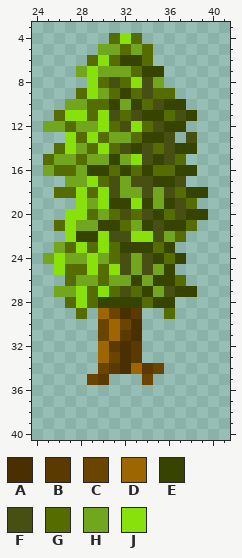
Pixel-art sprite, stored at Assets/Resources/Sprites/Entities/Vegetals/Tree 1.png. Above, as it was before the edit.
The file is 64x64 pixels. Colours within 5 levels of each other are drawn and written as one. Shown: x 24..41, y 3..40.
Palette (. is transparent): A #4a2f00  B #5a3a00  C #6b4500  D #9e6600  E #364400  F #475012  G #556c00  H #72a61f  J #89e10b
Pixels before, first column x 25:
 4 ......GJG......
 5 .....HHGHG.....
 6 ....GJGEEG.....
 7 ...HJHHHGEE....
 8 ....JGFGJFH....
 9 ...GJHGEGFGG...
10 ..HHGGEHEGFEE..
11 .GJJGJFGFEEGFE.
12 HHGHHJGFJGFEE..
13 ..JGJGHHGEEF.F.
14 .GJHGJGFEFGFEE.
15 GHHGHHEHJFEFG..
16 HGGHEEGEGEGGEE.
17 ..HHJGFHFFEEF..
18 .GGJGJFHHFHFGEE
19 ...JHJEEJEHEFG.
20 ..JJGHGFGFEGFEE
21 .GJHHEEGHEFEEG.
22 ..JEEJFFJJFHG..
23 .HGJGJGEEEGE...
24 HJHHJHGFHFEGE..
25 .JGGJGJFHFHE...
26 ..GHHGHHEHEEG..
27 .HHJGJGFGEHFEE.
28 ..GJGEEEEGEE...
29 ...G.DCAB..G...
30 .....CDCA......
31 .....CDBA......
32 .....DBAB......
33 .....DCAB......
34 .....CBADBC....
35 ....CB...C.....
The same view after the edit:
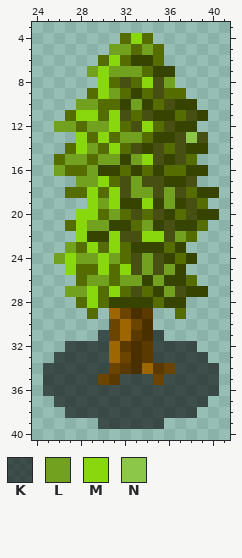
Colours new in this view: K #00000095  L #72a01f  M #89d80d  N #8cc74a
Difference:
Changed rows in their new state; - is an unchanged pixel.
first column x 25:
 4 ------.GMG------
 5 -----.LLGLG-----
 6 ----.GMG-EG-----
 7 ---.LMLLLG-E----
 8 ----.MGFGMFL----
 9 ---.GMLGEGF-G---
10 --.LL-GELEGF-E--
11 -.GMMGMFGF-EGFE-
12 .LLGLLMGFMGF-E--
13 --.MGMGLLG-EFNF-
14 -.GMLGMGFEFGF-E-
15 .GLLGLLELMFEFG--
16 .L-GL-EGEGE-G-E-
17 --.LLMGFL-F-EF--
18 -.-GMGMFLLFLFG-E
19 ---.MLM-EMELEFG-
20 --.MMGLGFGFEGF-E
21 -.GMLL-EGLEF-EG-
22 --.M-EM-FMMFLG--
23 -.LGMGMG--EGE---
24 .LMLLMLGFLFEGE--
25 -.M-GMGMFLFLE---
26 --.GLLGLLEL-EG--
27 -.LLMGMGFGELF-E-
28 --.GMG---EG-E---
29 ---.G.DCAB-.G---
30 -----.CDCA------
31 -----KCDBAK-----
32 --KKKKDBABKKKK--
33 -KKKKKDCABKKKKK-
34 KKKKKKCBADBCKKKK
35 KKKKKCBKKKCKKKKK
36 KKKKKKKKKKKKKKKK
37 -KKKKKKKKKKKKKK-
38 --KKKKKKKKKKKK--
39 -----KKKKKK-----
Where, in picture pixels (left, top, right, bottom), the same in both pictures:
changed: (43, 33, 219, 429)
